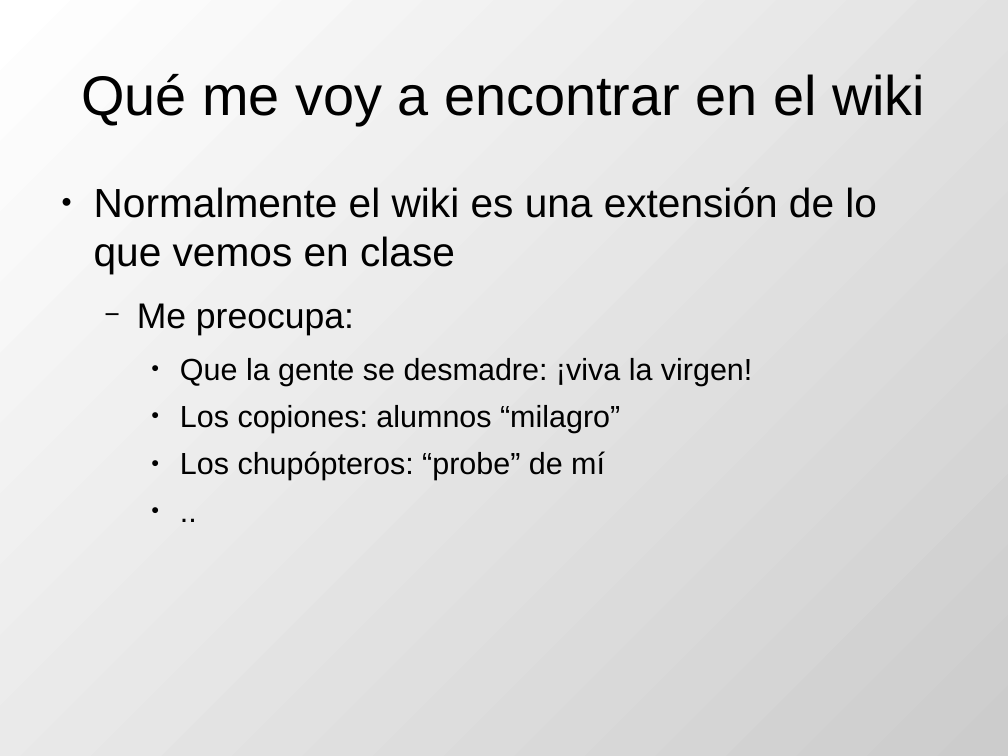
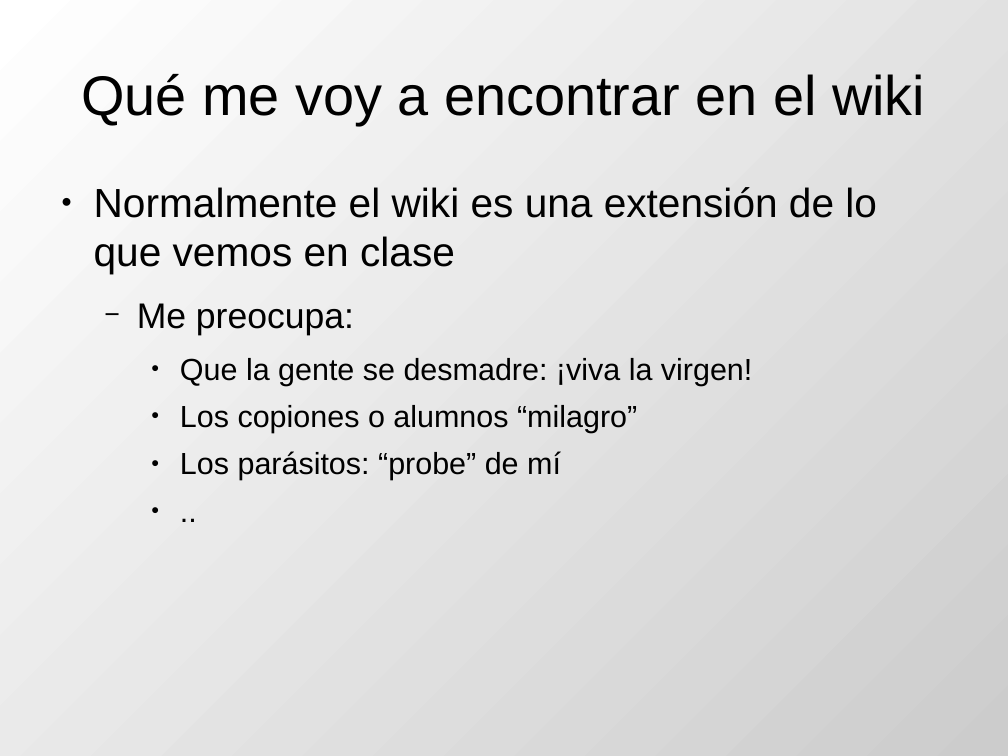
Before and after one commit to DrPantera/wikis4education, a slide deck: slide 3 of uca-2014/tema-5-EvaluacionWikis.odp. Drawn at 1008x756 pixels with LibreOffice and Linux fonts; fonts in the diff are those of the drawing. Boxes give left, top, right and bottom in pixels: in the first picture for what was removed or moved away, otherwise in the second. Text is boxed around its words. In the diff, an @@ line names an element or a change of style, - is before the commit and + after.

```diff
--- a/uca-2014/tema-5-EvaluacionWikis.odp
+++ b/uca-2014/tema-5-EvaluacionWikis.odp
@@ text at box(180, 405, 637, 480): text changed @@
-    ● Los copiones: alumnos “milagro”
-    ● Los chupópteros: “probe” de mí
+    ● Los copiones o alumnos “milagro”
+    ● Los parásitos: “probe” de mí
```
Also in this commit, not shown: 7 other slides changed, 3 slides added, 1 other file.
